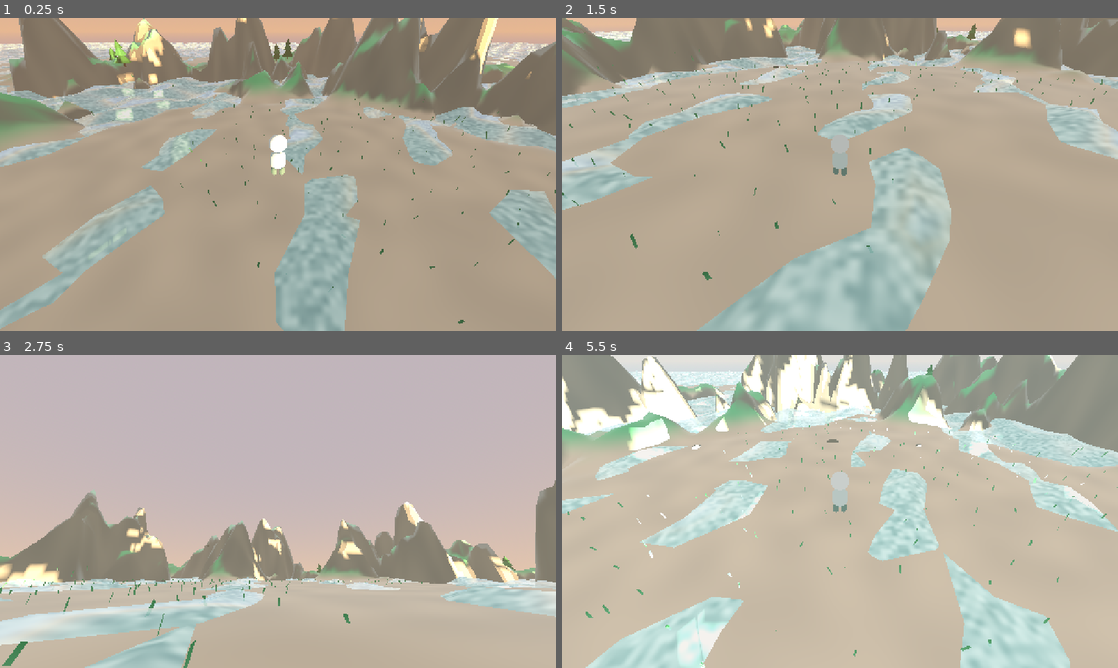
Above: before the commit, frames 1-4 (two rows, left to right).
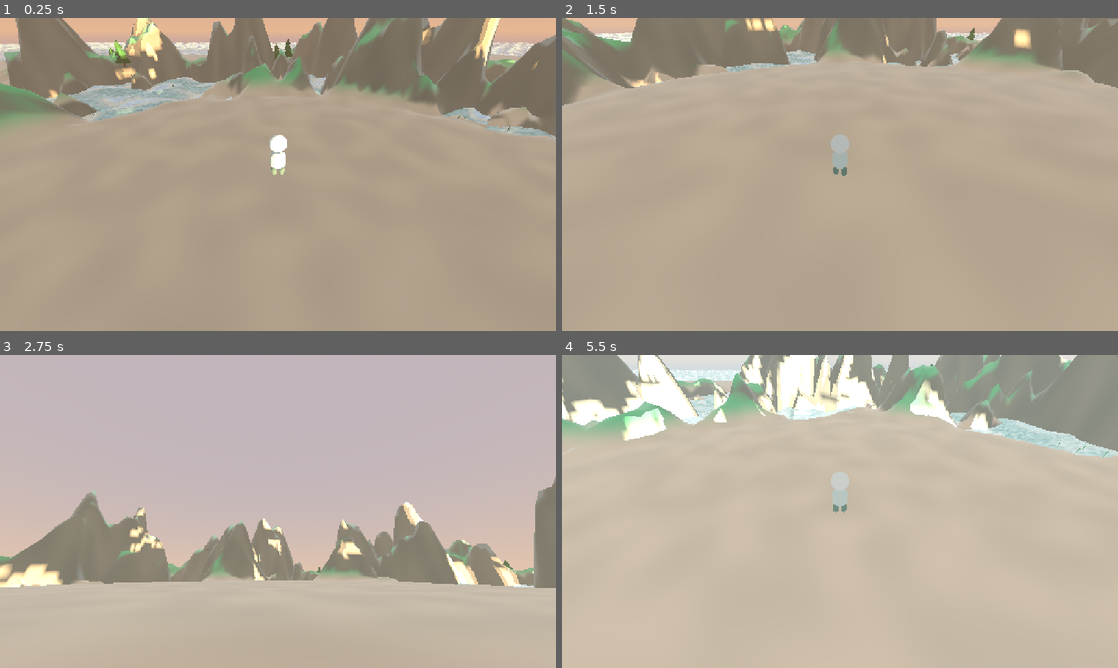
Above: after the commit, the same moments.

Repository: hunterbastian/yama
Game: Godot game, scene res://scenes/main.tscn
Two runs of this game, one before a commit and one after it. Both use one fixed random seed, a clock stepped at 60 frames per second and the inputs below.
Inputs (mouse positions are in pixels of both pictures, inside the frame that each line leads up to):
- Up to frame 1 (0.25 s): no input
- Up to frame 2 (1.5 s): tap Enter at 0.5 s; move the mouse to (867, 174) at 0.52 s; hold R (regenerate) 0.53-1.28 s; hold W (move_forward) from 0.53 s (still down); tap Space (jump) at 0.77 s; move the mouse to (812, 174) at 1.27 s; tap Ctrl (sprint) at 1.35 s
- Up to frame 3 (2.75 s): keep holding W (move_forward); tap Space (jump) at 1.52 s; move the mouse to (289, 505) at 2.02 s; hold V (toggle_camera) from 2.03 s (still down)
- Up to frame 4 (5.5 s): keep holding W (move_forward); move the mouse to (834, 517) at 2.77 s; release V (toggle_camera) at 2.78 s; tap R (regenerate) at 2.85 s; tap Space (jump) at 3.02, 3.77, 4.52 s; move the mouse to (878, 514) at 3.52 s; hold Ctrl (sprint) 3.53-4.28 s; move the mouse to (795, 508) at 4.27 s; tap V (toggle_camera) at 4.35 s; move the mouse to (845, 511) at 5.02 s; hold R (regenerate) from 5.03 s (still down)

The runs differ from the first frame. In frame 1, 23% of the frame differs, in the area x 0-100%, y 0-100%; in frame 2, 22%; in frame 3, 8.9%; in frame 4, 25%.

Commit message:
chore: gitignore brainstorm artifacts and Godot UID files
Co-Authored-By: Claude Opus 4.6 <noreply@anthropic.com>

Diff:
--- a/scenes/main.tscn
+++ b/scenes/main.tscn
@@ -39,19 +39,19 @@
 [sub_resource type="ShaderMaterial" id="Mat_canopy_dark_multi"]
 render_priority = 0
 shader = ExtResource("7")
-shader_parameter/base_color = Color(0.25, 0.55, 0.30, 1)
+shader_parameter/base_color = Color(0.25, 0.55, 0.3, 1)
 shader_parameter/day_factor = 1.0
 
 [sub_resource type="ShaderMaterial" id="Mat_canopy_mid_multi"]
 render_priority = 0
 shader = ExtResource("7")
-shader_parameter/base_color = Color(0.30, 0.65, 0.38, 1)
+shader_parameter/base_color = Color(0.3, 0.65, 0.38, 1)
 shader_parameter/day_factor = 1.0
 
 [sub_resource type="ShaderMaterial" id="Mat_canopy_dark2_multi"]
 render_priority = 0
 shader = ExtResource("7")
-shader_parameter/base_color = Color(0.25, 0.55, 0.30, 1)
+shader_parameter/base_color = Color(0.25, 0.55, 0.3, 1)
 shader_parameter/day_factor = 1.0
 
 [sub_resource type="ShaderMaterial" id="Mat_rock_multi"]
@@ -61,10 +61,12 @@
 shader_parameter/day_factor = 1.0
 
 [sub_resource type="ShaderMaterial" id="Mat_grass_multi"]
+render_priority = 0
 shader = ExtResource("8")
-shader_parameter/base_color = Color(0.35, 0.70, 0.45, 1)
-shader_parameter/tip_color = Color(0.55, 0.90, 0.65, 1)
+shader_parameter/base_color = Vector3(0.35, 0.7, 0.45)
+shader_parameter/tip_color = Vector3(0.55, 0.9, 0.65)
 shader_parameter/day_factor = 1.0
+shader_parameter/player_xz = Vector2(0, 0)
 shader_parameter/wind_strength = 0.8
 
 [node name="Main" type="Node3D" unique_id=1957364198]
@@ -81,6 +83,7 @@
 directional_shadow_mode = 1
 
 [node name="Terrain" parent="." unique_id=1474506593 instance=ExtResource("2")]
+transform = Transform3D(1, 0, 0, 0, 1, 0, 0, 0, 1, 0, 0.6552825, 0)
 
 [node name="Player" parent="." unique_id=364722619 instance=ExtResource("3")]
 transform = Transform3D(1, 0, 0, 0, 1, 0, 0, 0, 1, 0, 15, 0)
@@ -107,7 +110,7 @@
 [node name="RockMesh" type="MultiMeshInstance3D" parent="Scatter" unique_id=2021639399]
 material_override = SubResource("Mat_rock_multi")
 
-[node name="GrassMesh" type="MultiMeshInstance3D" parent="Scatter"]
+[node name="GrassMesh" type="MultiMeshInstance3D" parent="Scatter" unique_id=1463359284]
 material_override = SubResource("Mat_grass_multi")
 visibility_range_end = 40.0
 visibility_range_end_margin = 5.0
Not shown: 1 places in scenes/main.tscn that only renumber resources
Not shown, changed: .gitignore
